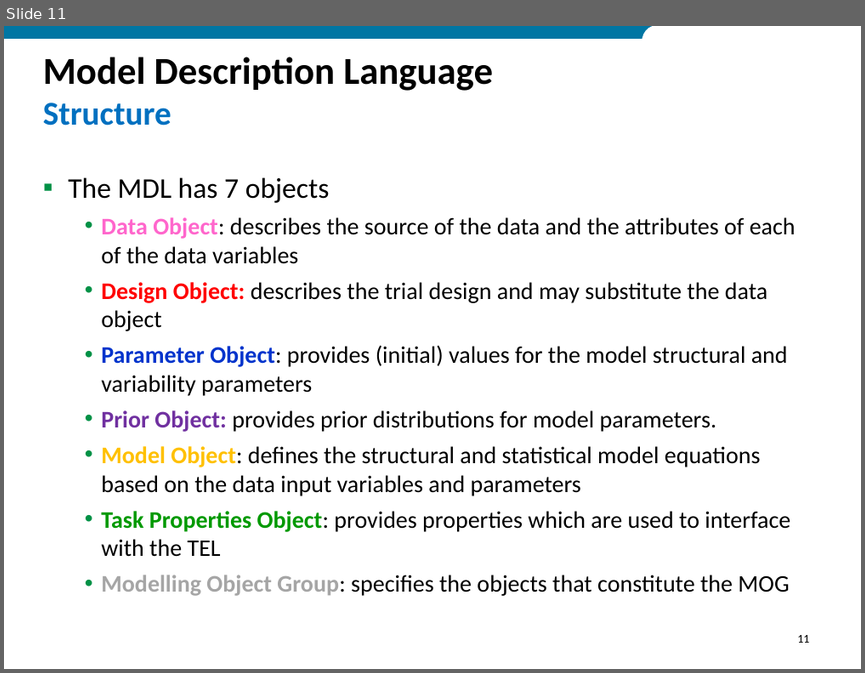
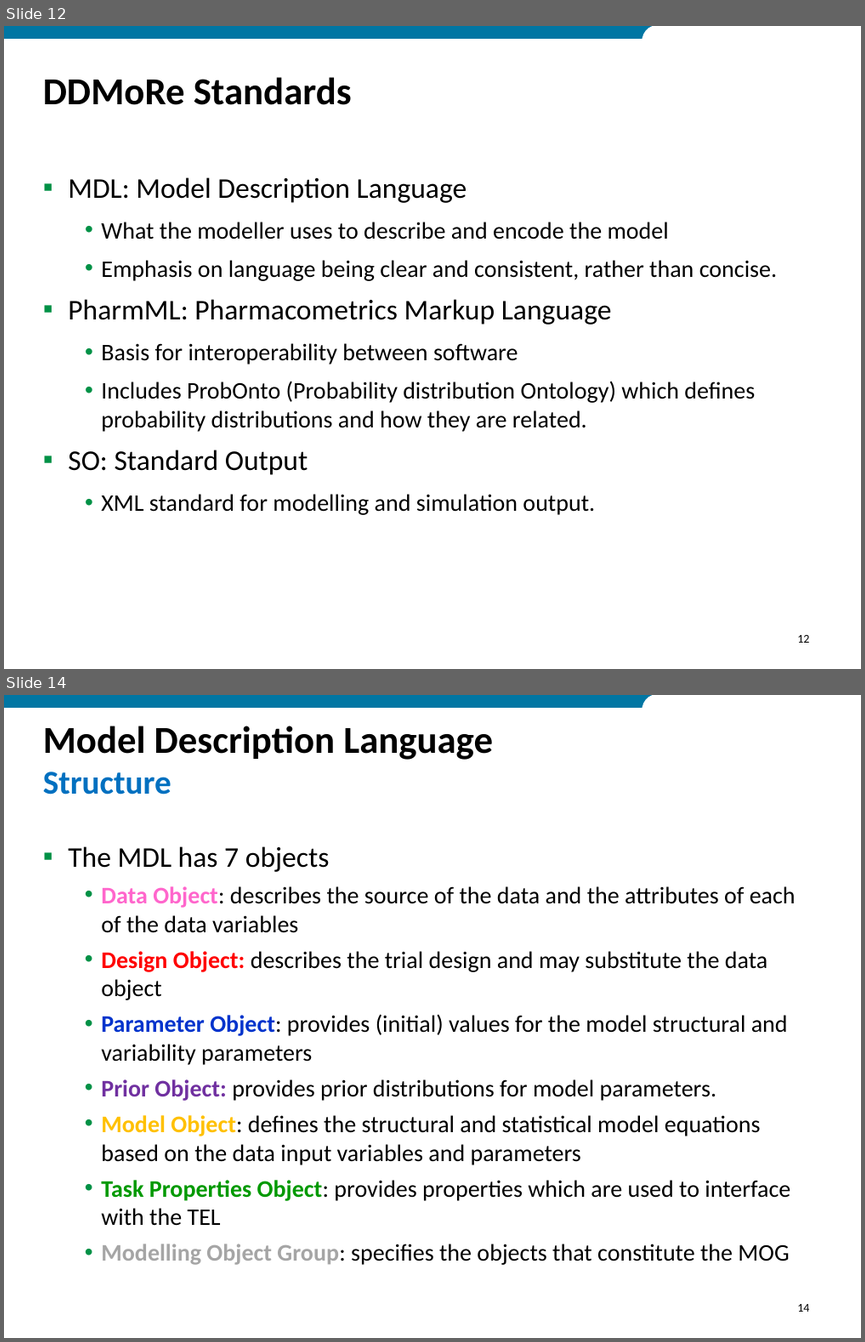
Before and after one commit to ModelDefinitionLanguage/MDLExamples, a slide deck: MDL_Tutorial_2018.pptx. Shown one above the other, each under a label of ours: slide 11 before the commit, slides 12 and 14 after it; the slides between them are not shown. The pictures are 865x673 and 865x1342 pixels, drawn with LibreOffice and Linux fonts; fonts in the diff are those of the drawing; background and template pictures are left out. Boxes give left, top, right and bottom in pixels: in the first picture for what was removed or moved away, otherwise in the second. Text is boxed around its words. In the diff, an @@ line names an element or a change of style, - is before the commit and + after.

```diff
--- a/MDL_Tutorial_2018.pptx
+++ b/MDL_Tutorial_2018.pptx
@@ slide 12 added at [4,26,861,669], background #FFFFFF; not listed: 2 template elements that a slide beside it also shows @@
@@ title added at [43,77,352,105], 32 pt, text #000000, bold @@
+DDMoRe Standards
@@ text added at [68,177,777,515], 20 pt, text #000000 @@
+▪ MDL: Model Description Language
+  • What the modeller uses to describe and encode the model
+  • Emphasis on language being clear and consistent, rather than concise.
+▪ PharmML: Pharmacometrics Markup Language
+  • Basis for interoperability between software
+  • Includes ProbOnto (Probability distribution Ontology) which defines probability distributions and how they are related.
+▪ SO: Standard Output
+  • XML standard for modelling and simulation output.
@@ page number added at [797,635,809,642], 10 pt, text #000000 @@
+12
@@ what was slide 11 is now slide 14 @@
@@ page number at [797,1304,809,1311]: text changed @@
-11
+14
```
Also in this commit, not shown: 7 slides changed, 10 other slides added, 21 slides removed, 21 other files.
